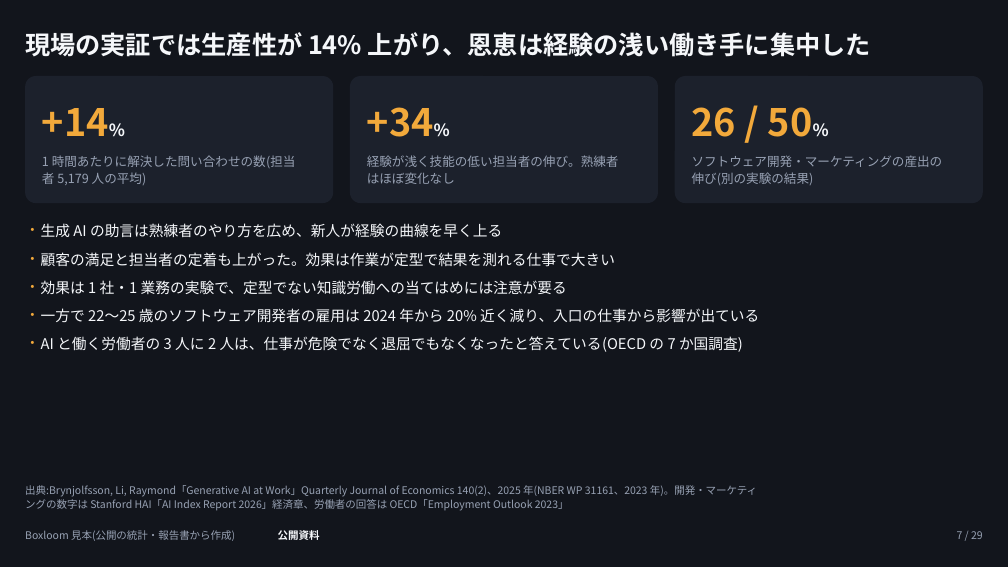
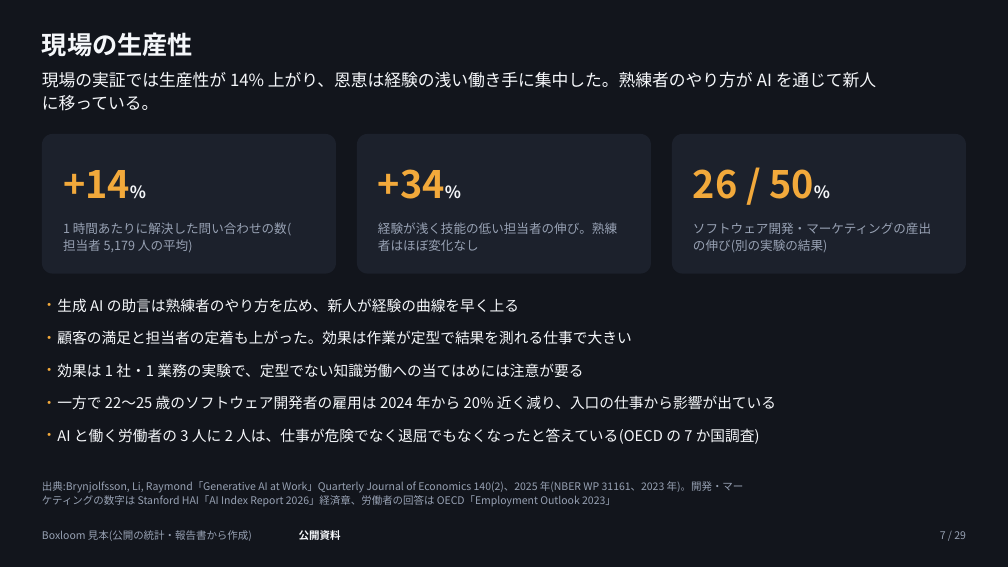
Before and after one commit to tjst-t/boxloom, a slide deck: slide 7 of boxloom/out/ai_society_dark.pptx. Drawn at 1008x567 pixels with LibreOffice and Linux fonts; fonts in the diff are those of the drawing. Boxes give left, top, right and bottom in pixels: in the first picture for what was removed or moved away, otherwise in the second. Text is boxed around its words. In the diff, an @@ line names an element or a change of style, - is before the commit and + after.

```diff
--- a/boxloom/out/ai_society_dark.pptx
+++ b/boxloom/out/ai_society_dark.pptx
@@ title at [42, 32, 193, 57]: text changed @@
-現場の実証では生産性が 14% 上がり、恩恵は経験の浅い働き手に集中した
+現場の生産性
@@ text added at [42, 72, 876, 111], 16 pt, text #F5F7FA @@
+現場の実証では生産性が 14% 上がり、恩恵は経験の浅い働き手に集中した。熟練者のやり方が AI を通じて新人
+に移っている。
@@ proportions changed in 3 elements at [357, 134, 651, 274], [672, 134, 966, 274], [42, 134, 337, 274] @@
@@ rounded rectangle: place and size @@
-rounded rectangle at [25, 76, 333, 203]
+rounded rectangle at [42, 134, 337, 274]
@@ rounded rectangle: place and size @@
-rounded rectangle at [350, 76, 658, 203]
+rounded rectangle at [357, 134, 651, 274]
@@ rounded rectangle: place and size @@
-rounded rectangle at [675, 76, 983, 203]
+rounded rectangle at [672, 134, 966, 274]
@@ text "+14%": place and size @@
-text "+14%" at [42, 108, 109, 136]
+text "+14%" at [63, 170, 130, 198]
@@ text "+34%": place and size @@
-text "+34%" at [367, 107, 434, 137]
+text "+34%" at [378, 169, 445, 199]
@@ text "26 / 50%": place and size @@
-text "26 / 50%" at [692, 107, 813, 137]
+text "26 / 50%" at [693, 169, 814, 199]
@@ text at [63, 222, 291, 252]: spaces changed @@
-1 時間あたりに解決した問い合わせの数(担当
-者 5,179 人の平均)
+1 時間あたりに解決した問い合わせの数(
+担当者 5,179 人の平均)
@@ text at [378, 222, 617, 251]: spaces changed @@
-経験が浅く技能の低い担当者の伸び。熟練者
-はほぼ変化なし
+経験が浅く技能の低い担当者の伸び。熟練
+者はほぼ変化なし
@@ text at [693, 222, 931, 252]: spaces changed @@
-ソフトウェア開発・マーケティングの産出の
-伸び(別の実験の結果)
+ソフトウェア開発・マーケティングの産出
+の伸び(別の実験の結果)
@@ text "生成 AI の助言は熟練者のやり方を広め、新人が経験の曲線を早く上る": place and size @@
-text "生成 AI の助言は熟練者のやり方を広め、新人が経験の曲線を早く上る" at [41, 223, 502, 237]
+text "生成 AI の助言は熟練者のやり方を広め、新人が経験の曲線を早く上る" at [57, 298, 519, 312]
@@ text "顧客の満足と担当者の定着も上がった。効果は作業が定型で結果を測れる仕事で大きい": place and size @@
-text "顧客の満足と担当者の定着も上がった。効果は作業が定型で結果を測れる仕事で大きい" at [41, 252, 615, 267]
+text "顧客の満足と担当者の定着も上がった。効果は作業が定型で結果を測れる仕事で大きい" at [57, 330, 631, 345]
@@ text "効果は 1 社・1 業務の実験で、定型でない知識労働への当てはめには注意が要る": place and size @@
-text "効果は 1 社・1 業務の実験で、定型でない知識労働への当てはめには注意が要る" at [41, 280, 567, 295]
+text "効果は 1 社・1 業務の実験で、定型でない知識労働への当てはめには注意が要る" at [57, 363, 583, 378]
@@ text "一方で 22〜25 歳のソフトウェア開発者の雇用は 2024 年から ...": place and size @@
-text "一方で 22〜25 歳のソフトウェア開発者の雇用は 2024 年から ..." at [41, 308, 759, 323]
+text "一方で 22〜25 歳のソフトウェア開発者の雇用は 2024 年から ..." at [57, 395, 776, 410]
@@ text "AI と働く労働者の 3 人に 2 ...": place and size @@
-text "AI と働く労働者の 3 人に 2 ..." at [41, 336, 743, 352]
+text "AI と働く労働者の 3 人に 2 ..." at [57, 428, 760, 444]
@@ text at [42, 481, 744, 507]: spaces changed @@
-出典:Brynjolfsson, Li, Raymond「Generative AI at Work」Quarterly Journal of Economics 140(2)、2025 年(NBER WP 31161、2023 年)。開発・マーケティ
-ングの数字は Stanford HAI「AI Index Report 2026」経済章、労働者の回答は OECD「Employment Outlook 2023」
+出典:Brynjolfsson, Li, Raymond「Generative AI at Work」Quarterly Journal of Economics 140(2)、2025 年(NBER WP 31161、2023 年)。開発・マー
+ケティングの数字は Stanford HAI「AI Index Report 2026」経済章、労働者の回答は OECD「Employment Outlook 2023」
@@ text "Boxloom 見本(公開の統計・報告書から作成)": place and size @@
-text "Boxloom 見本(公開の統計・報告書から作成)" at [25, 530, 235, 541]
+text "Boxloom 見本(公開の統計・報告書から作成)" at [42, 530, 252, 541]
@@ text "公開資料": place and size @@
-text "公開資料" at [278, 530, 320, 540]
+text "公開資料" at [299, 530, 341, 540]
@@ text "7 / 29": place and size @@
-text "7 / 29" at [957, 531, 983, 539]
+text "7 / 29" at [940, 531, 966, 539]
```
Also in this commit, not shown: 28 other slides changed, 38 other files.
